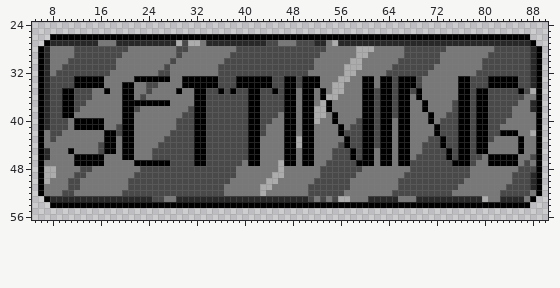
Two versions of one pixel-art file, Assets/Arts/GameUI/BorderAndButton/MainMenu/SettingButton.aseprite. This is how it looked before the edit.
96x96 pixels, 1 frame. Shown: x 5..90, y 24..56.
After:
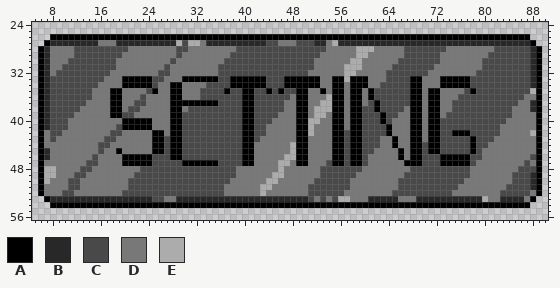
Palette (. is transparent): A #000000  B #282828  C #494949  D #787878  E #acacac
Difference:
--- layer "Text"
@@ x 5..90 @@
 32 .ABDCCCCCCCCCDDDDDDDDCCDDDDDDDDCCCCCCCCCCCCCCCDDDDDDEEDDDDDCCCCCCCDDDDDDDDCCCCCCCCCBA.
-33 .ABCCCCAAAAADDDDDAAAAAADDAAAAAACCCAAAAAACCAACAAADDDEEDDAADAACAAACDDDDDDAACCCAAAAACCBA.
-34 .ABCCCCAAAAADDDAADDCCDDDDAAAAAACCCAAAAAACCAACAAADDEEDDDAADAACAAACDDDDDDAACCCAAAAACCBA.
-35 .ABCCAACCCDDADDAADDCDDDDADDAACCACACCAACCACAADAADADEEDDDAACAACAACADDDDDDAACAACCCCCACEA.
-36 .ABCCAACCCDDDDDAADCDDDDDDDDAACCCCCCCAACCCCAADAADAEEDDDDAACAACAADADDDDDDAACAACCCCCCDDA.
-37 .ABCCAACCDDDDDDAAAAAAAADDDDAACCCCCCCAACCCCAADAADEADDDDDAACAACAADDADDDDCAACAACCCCCDDBA.
-38 .ABCCAACDDDDDDDAACDDDDDDDDCAACCCCCCCAACCCCAADAAEEADDDDDAACAACAADDADDDDCAACAACCCCDDDBA.
-39 .ABCCAADDDDDDDDAADDDDDDDDCCAACCCCCCCAACCCDAADAAEEDADDDDAACAACAADDDADDCCAACAACCCCDDDDA.
-40 .ABCCCDAAAAADDDAADDDDDDDCCCAACCCCCCCAACCDDAADAAEDDADDDCAACAADAADDDADCCCAACAACCCDDDDDA.
-41 .ABCCCDAAAAADDCAADDDDDDDCCCAACCCCCCCAACDDDAADAADDDDADCCAACAADAADDDDACCCAACAACCDDDDDDA.
-42 .ADCCDDDDDDDAACAADDDDDDCCCCAACCCCCCCAACDDDAADAADDDDACCCAACAADAADDDDACCCAACAACCAAADDEA.
-43 .ADCDDDDDDDDAADAADDDDDCCCCCAACCCCCCCAADDDDAAEAADDDDDACCAACAADAADDDCCACCAACAACDDDDADDA.
-44 .ADDDDDDDDDCAADAADDDDCCCCCCAACCCCCCCAADDDDAAEAADDDDCACCAACAADAADDCCCACCAACAADDDDDADDA.
-45 .ABDDDADDDDCAADAADDDCCCCCCCAACCCCCCCAADDDDAADAADDDCCCACAADAADAADDCCCCACAACAADDDDDADDA.
-46 .ABDDDDAAAAADDDAADDDCCCCCCCAACCCCCCCAADDDDAADAADDDCCCACAADAADAADCCCCCACAACCDAAAAADDCA.
-47 .ADDDDDAAAAADDDDDAAAAAACCCCAACCCCCCDAADDDEAADAADDCCCCCAAADAADAACCCCCCCAAACDDAAAAADCDA.
+33 .ABCCCCCCCCCDDDAAAAACCDDDAAAAAACCAAAAAACCCAAAAAADDAAEAAADDDCCCCAADDDAAAAACCCCCCCCCCBA.
+34 .ABCCCCCCCCDDDDAAAAACDDAADDDDCCCCAAAAAACCCAAAAAADDAADAAADDCCCCCAADDDAAAAACCCCCCCCCCBA.
+35 .ABCCCCCCCDDDAADDDDCADDAADDDCCCCACCAACCACACCAADDADAADAADACCCCCCAADAADDDDCACCCCCCCCCEA.
+36 .ABCCCCCCCDDDAADDDCDDDDAADDDCCCCCCCAACCCCCCDAADDDEAADAADACCCCCCAADAADDDCCCCCCCCCCCDDA.
+37 .ABCCCCCCDDDDAADDCCDDDDAAAAAAAACCCCAACCCCCDDAADDEEAADAADCACCCCCAADAADDCCCCCCCCCCCDDBA.
+38 .ABCCCCCDDDDDAADCCDDDDDAADCCCCCCCCCAACCCCCDDAADEEEAADAACCACCCCDAADAADDCCCCCCCCCCDDDBA.
+39 .ABCCCCDDDDDDAACCDDDDDDAACCCCCCCCCCAACCCCDDDAADEEDAADAACCCACCDDAADAADCCCCCCCCCCCDDDDA.
+40 .ABCCCDDDDDDDDDAAAAADDDAACCCCCCCCCCAACCCDDDDAAEEDDAADAACCCACDDDAADAACCCCCCCCCCCDDDDDA.
+41 .ABCCCDDDDDDDDCAAAAADDDAACCCCCCCCCCAACCDDDDDAAEDDDAADAACCCCADDDAADAACCCCCCCCCCDDDDDDA.
+42 .ADCCDDDDDDDDCCDDDDDAADAACCCCCCCCCCAACCDDDDDAAEDDDAACAACCCCADDDAADAACCAAACCCCCDDDDDEA.
+43 .ADCDDDDDDDDCCDDDDDDAACAACCCCCCCCCCAACDDDDDDAADDDDAACAACCCDDADDAADAACCCCCACCCDDDDDDDA.
+44 .ADDDDDDDDDCCDDDDDDDAACAACCCCCCCCCCAADDDDDDEAADDDDAACAACCCDDADDAACAACCCCCACCDDDDDDDDA.
+45 .ABDDDDDDDDCDDADDDDDAACAACCCCCCCCCCAADDDDDDEAADDDDAACAACCDDDDADAACAACCCCCACDDDDDDDDDA.
+46 .ABDDDDDDDCDDDDAAAAACCCAACCCCCCCCCCAADDDDDEEAADDDDAACAACDDDDDADAACCCAAAAACCDDDDDDDDCA.
+47 .ADDDDDDDCCDDDDAAAAACCCCCAAAAAACCCCAADDDDEEDAADDDCAACAACDDDDDDAAACCCAAAAACDDDDDDDDCDA.
 48 .AEEDDDDCCDDDDDDDDCCCCCCCCCCCCCCCCDDDDDDDEDDDDDDCCCCCCCDDDDDDDDCCCCCCCCCCDDDDDDDDCCCA.
